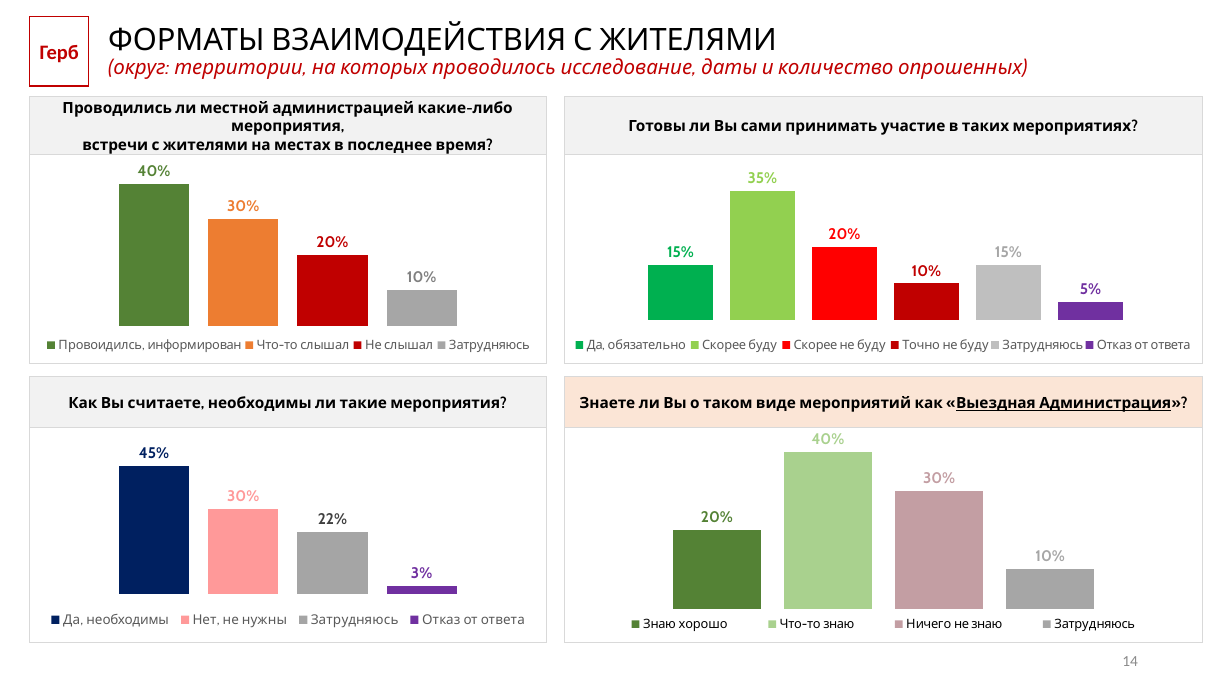
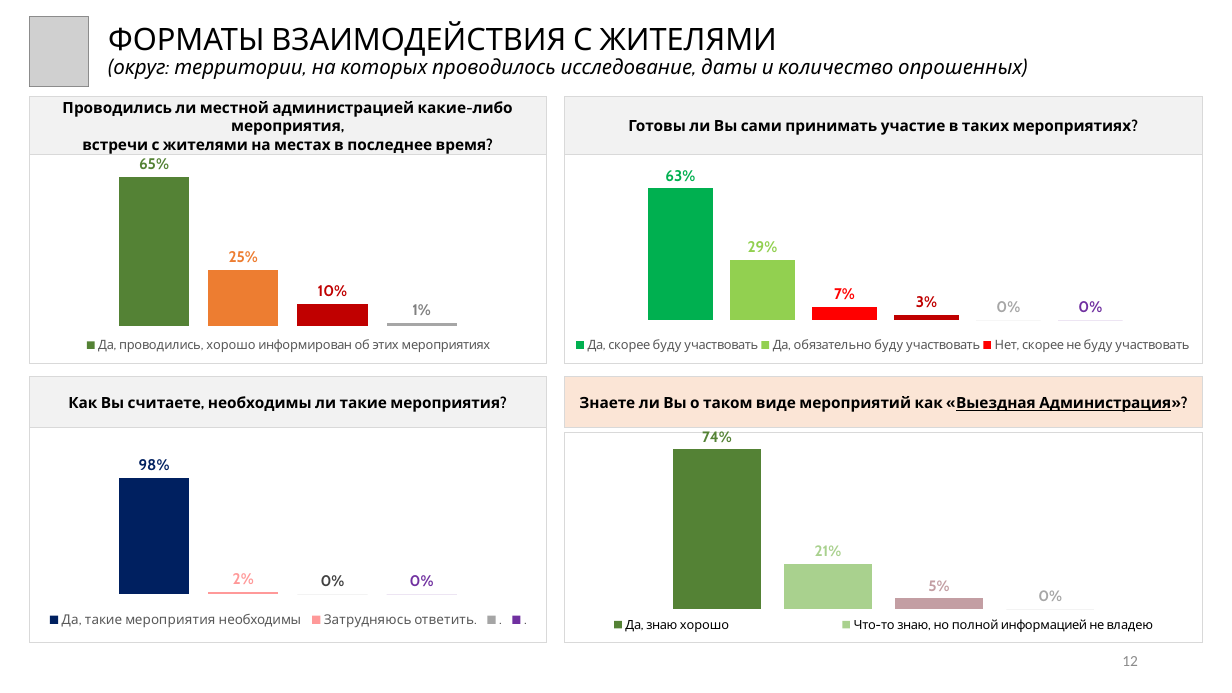
Before and after one commit to einarrharaldsson-tech/oprosy_spgo, a slide deck: slide 12 of client/src/assets/report/problematika-template.pptx (slide 14 before the commit). Drawn at 1232x693 pixels with LibreOffice and Linux fonts; fonts in the diff are those of the drawing; grey boxes stand for pictures. Boxes give left, top, right and bottom in pixels: in the first picture for what was removed or moved away, otherwise in the second. Text is boxed around its words. In the diff, an @@ line names an element or a change of style, - is before the commit and + after.

```diff
--- a/client/src/assets/report/problematika-template.pptx
+++ b/client/src/assets/report/problematika-template.pptx
@@ rectangle at (x1=30, y1=17, x2=89, y2=87): outline #C00000 1 pt to #000000 1 pt @@
@@ picture added at (x1=30, y1=17, x2=89, y2=87) @@
@@ text in rectangle at (x1=40, y1=45, x2=79, y2=63): text removed @@
-Герб
@@ text at (x1=113, y1=54, x2=1022, y2=79): text colour #C00000 to #000000 in "(округ: территории, на которых проводилось исследование, дат ..." @@
@@ column chart at (x1=30, y1=155, x2=546, y2=364) @@
-Провоидилсь, информирован: 0.4
+Да, проводились, хорошо информирован об этих мероприятиях: 0.65
-Что-то слышал: 0.3
+Что-то слышал про такие мероприятия, но точно не знаю: 0.24
-Не слышал: 0.2
+Ничего не слышал, не знаю: 0.1
-Затрудняюсь: 0.1
+Затрудняюсь ответить.: 0.01
@@ column chart at (x1=565, y1=154, x2=1202, y2=363) @@
-Да, обязательно : 0.15
+Да, скорее буду участвовать: 0.62
-Скорее буду : 0.35
+Да, обязательно буду участвовать: 0.28
-Скорее не буду : 0.2
+Нет, скорее не буду участвовать: 0.07
-Точно не буду: 0.1
+Затрудняюсь ответить.: 0.03
-Затрудняюсь: 0.15
+.: 0
-Отказ от ответа: 0.05
+.: 0
@@ column chart at (x1=30, y1=428, x2=546, y2=642) @@
-Да, необходимы: 0.45
+Да, такие мероприятия необходимы: 0.98
-Нет, не нужны: 0.3
+Затрудняюсь ответить.: 0.02
-Затрудняюсь: 0.22
+.: 0
-Отказ от ответа: 0.03
+.: 0
@@ column chart at (x1=565, y1=428, x2=1202, y2=642) @@
-Знаю хорошо: 0.2
+Да, знаю хорошо: 0.74
-Что-то знаю: 0.4
+Что-то знаю, но полной информацией не владею: 0.21
-Ничего не знаю: 0.3
+Нет, ничего не знаю, не слышал: 0.05
-Затрудняюсь: 0.1
+.: 0
@@ page number at (x1=1122, y1=656, x2=1138, y2=666): text changed @@
-14
+12
```
Also in this commit, not shown: 8 other slides changed, 3 slides added, 5 slides removed, 2 other files.
